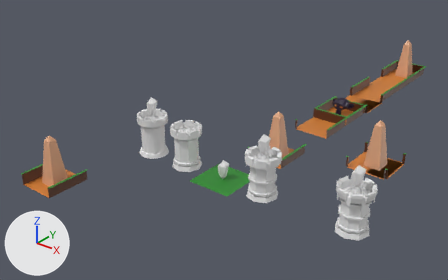
Before and after pictures for a commit that changed the Blender file TerrainTiles.blend.
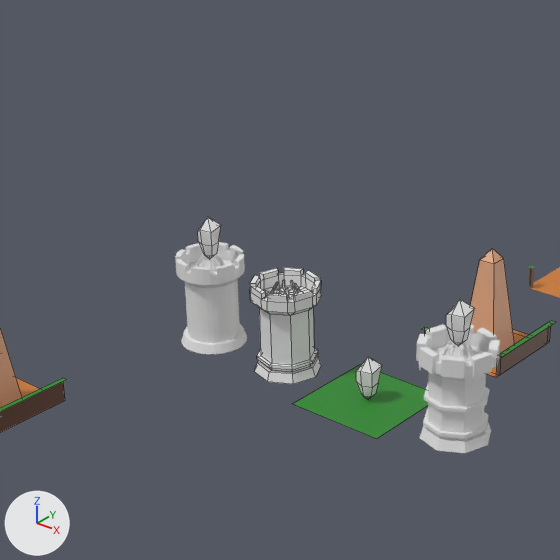
Each version is shown whole from a camera (50 mm lens) standing at (14.16, -17.64, 12.76) and looking at (-2.93, 3.72, -0.48), then close up on the part from 13% to 69% of the width and 0% to 90% of the height. Lighting does not change. The marker at lower left points along +X, +Y and +Z. The close-ups show mesh edges as thin lines.

Names of what the first close-up shows: 'Arcane_Crystal', 'Cylinder.002', 'Cylinder.003', 'Cylinder.007', 'Cylinder.010', 'No_Path', 'Path_2_Way_Target', 'Path_3_Way_Target', 'Tower_Arcane_1'.
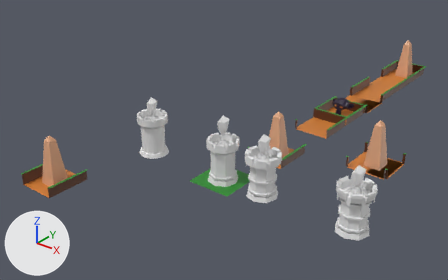
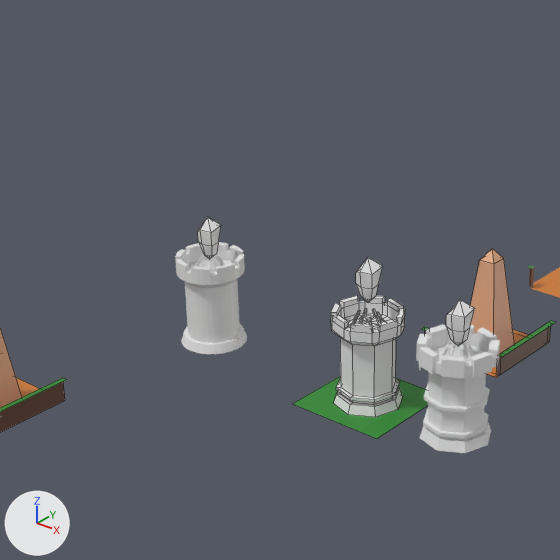
Where the newer file only moved an object's origin or applied its transform, the numbers keep the older frame.

What differs and where, as boxes [x1, y1, x2, y2] in the close-ups (560 x 560 px):
'Tower_Arcane_1', mesh moved: before [250, 267, 321, 384]; after [331, 295, 405, 417]
'Arcane_Crystal', mesh moved: before [356, 357, 382, 399]; after [356, 257, 383, 302]

The change, as a list of edits to the scene's bpy script:
```text
Change me_arcane_crystal_mesh:
    where me_arcane_crystal_mesh.from_pydata(...)  # 20 vertices, 24 faces; spans x -0.87..1.05, y -1.0..1.0, z -3.19..2.17
    used by ob_arcane_crystal; location = (0.0, 0.0, 0.54); scale = (0.219, 0.219, 0.168)
    me_arcane_crystal_mesh part 1: the whole mesh is moved by (0.0, 0.0, 11.93)
Change me_tower_arcane_1_mesh:
    where me_tower_arcane_1_mesh.from_pydata(...)  # 241 vertices, 240 faces; spans x 6.36..8.95, y -1.29..1.29, z -1.0..0.85
    used by ob_tower_arcane_1; location = (-6.0, 0.0, 1.0); scale = (0.523, 0.523, 1.0)
    me_tower_arcane_1_mesh part 2: the whole mesh is moved by (3.83, 0.0, 0.0)
```
